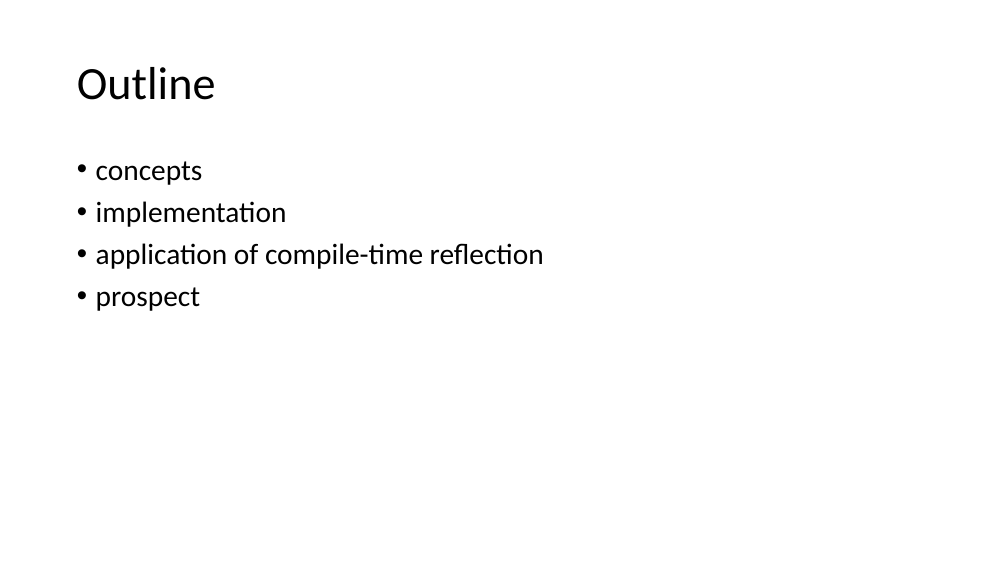
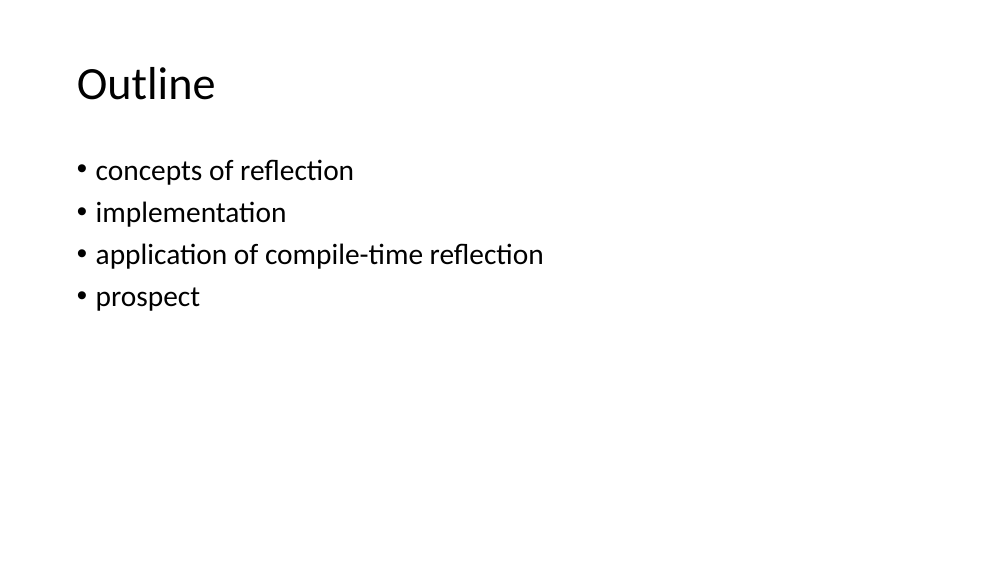
Before and after one commit to qicosmos/cppcon2017, a slide deck: slide 2 of cppcon2017.pptx. Drawn at 1008x567 pixels with LibreOffice and Linux fonts; fonts in the diff are those of the drawing. Boxes give left, top, right and bottom in pixels: in the first picture for what was removed or moved away, otherwise in the second. Text is boxed around its words. In the diff, an @@ line names an element or a change of style, - is before the commit and + after.

```diff
--- a/cppcon2017.pptx
+++ b/cppcon2017.pptx
@@ text at (96, 159, 354, 185): text changed @@
-• concepts
+• concepts of reflection
```
Also in this commit, not shown: 1 other slide changed, 2 slides added.
